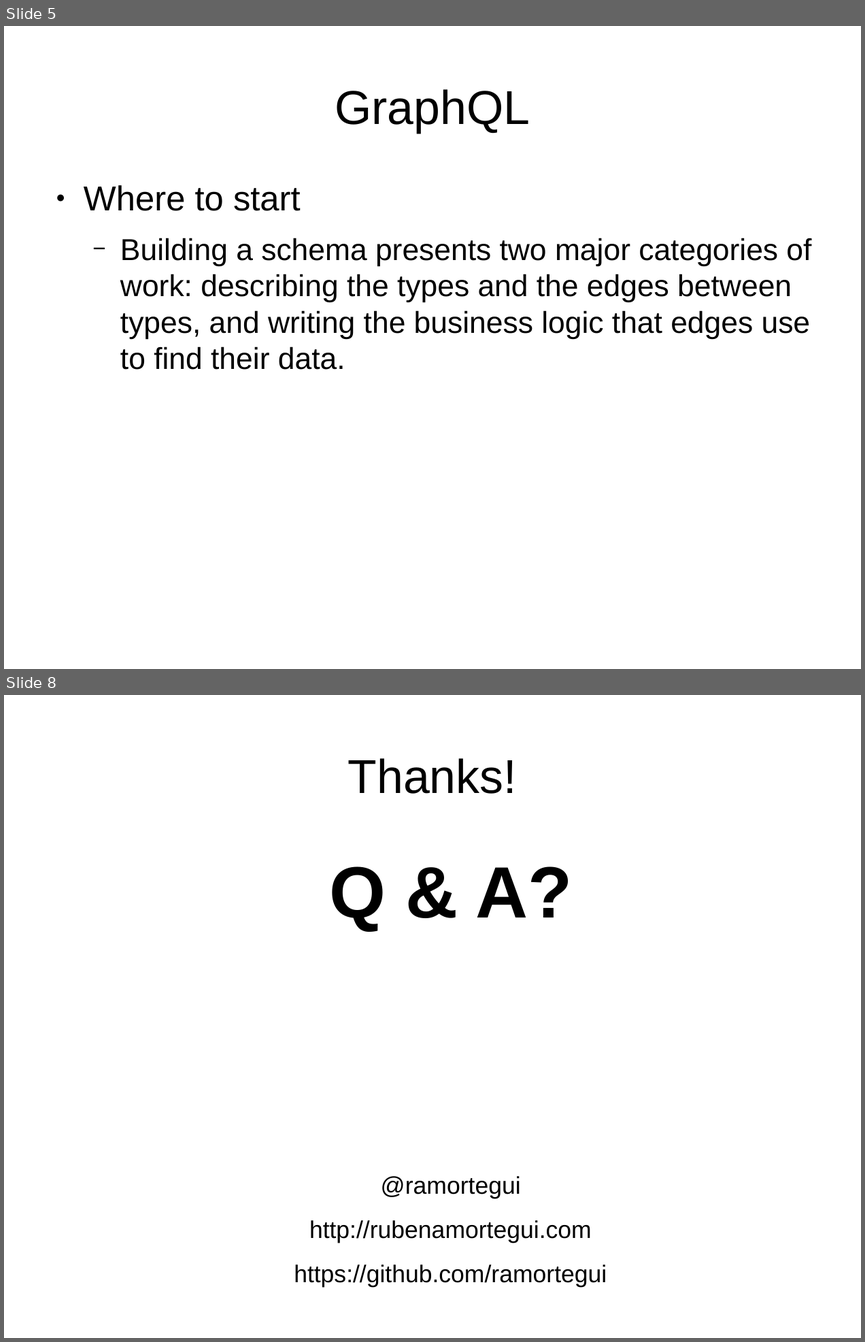
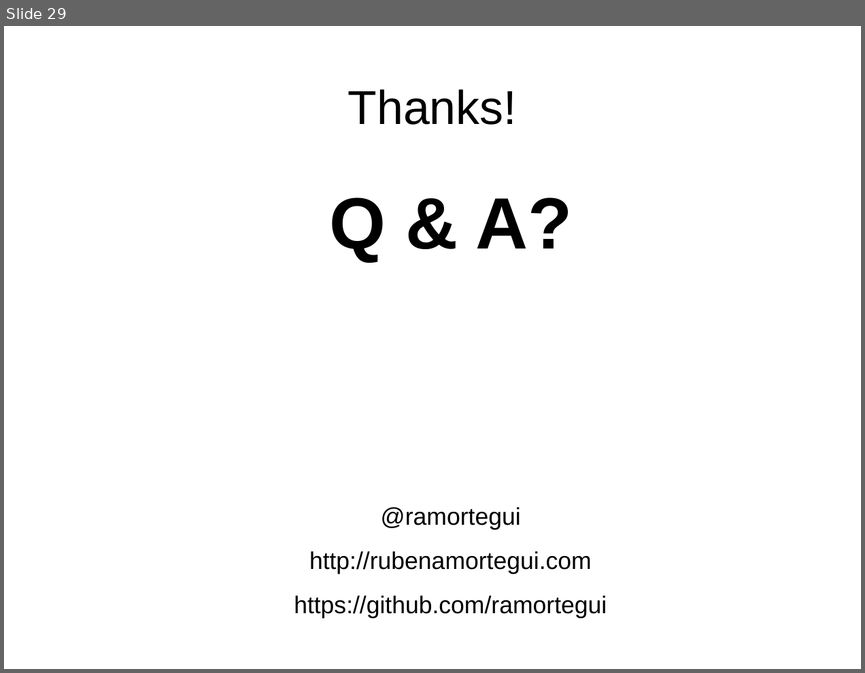
Before and after one commit to ramortegui/talks, a slide deck: elixir-absinthe-basics.odp. Shown one above the other, each under a label of ours: slides 5 and 8 before the commit, slide 29 after it; the slides between them are not shown. The pictures are 865x1342 and 865x673 pixels, drawn with LibreOffice and Linux fonts; fonts in the diff are those of the drawing. Boxes give left, top, right and bottom in pixels: in the first picture for what was removed or moved away, otherwise in the second. Text is boxed around its words. In the diff, an @@ line names an element or a change of style, - is before the commit and + after.

```diff
--- a/elixir-absinthe-basics.odp
+++ b/elixir-absinthe-basics.odp
@@ slide 5 removed at (4, 26, 861, 669), background #FFFFFF @@
@@ title removed at (334, 89, 530, 133) @@
-GraphQL
@@ text removed at (84, 185, 811, 369) @@
-● Where to start
-  − Building a schema presents two major categories of work: describing the types and the edges between types, and writing the business logic that edges use to find their data.
@@ what was slide 8 is now slide 29 @@
```
Also in this commit, not shown: 4 slides changed, 24 slides added, 2 other slides removed.
